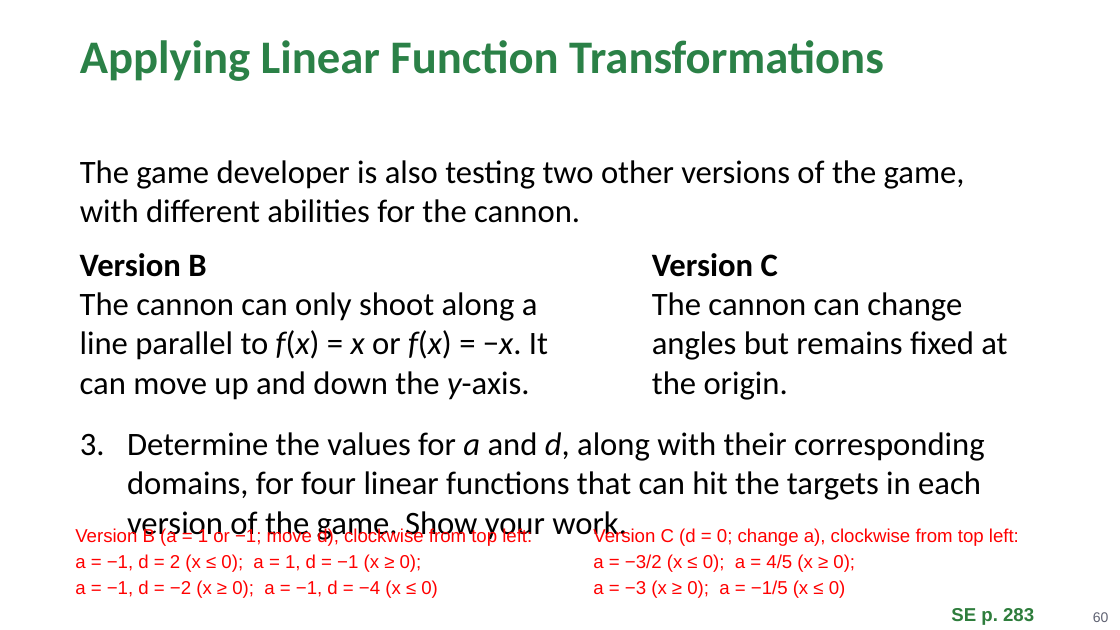
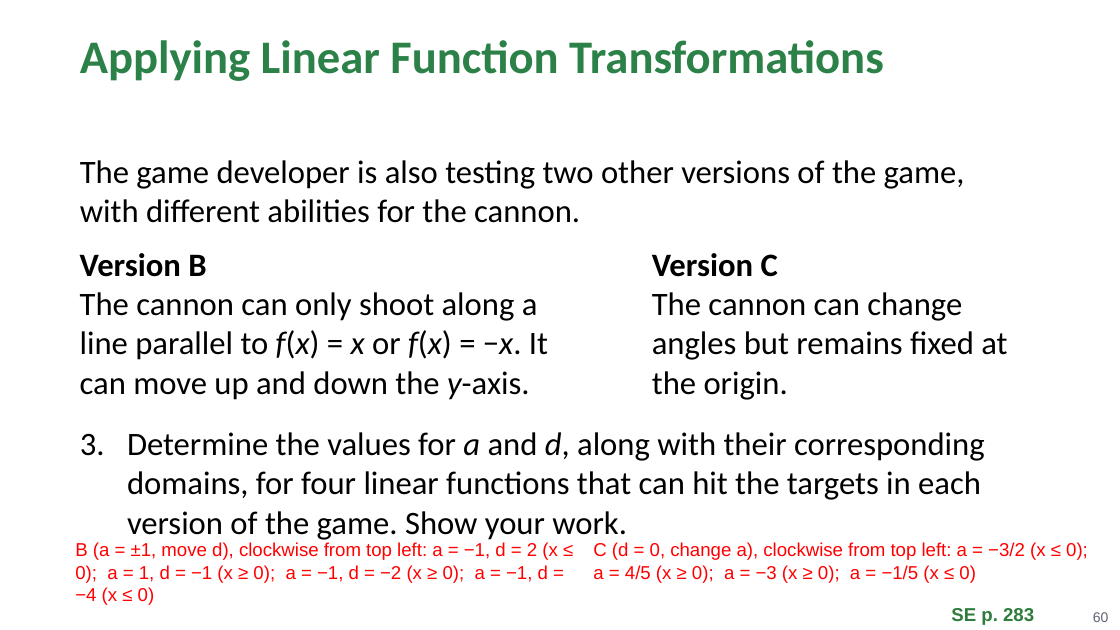
Before and after one commit to Apolloat2022/Algebra1M2U1L4, a slide deck: slide 60 of Module 2 topic 2/BLMathematics_AlgI_M2_T2_L1_LessonSlides_ENG_with_answers.pptx. Drawn at 1120x630 pixels with LibreOffice and Linux fonts; fonts in the diff are those of the drawing; background and template pictures are left out. Boxes give left, top, right and bottom in pixels: in the first picture for what was removed or moved away, otherwise in the second. Text is boxed around its words. In the diff, an @@ line names an element or a change of style, - is before the commit and + after.

```diff
--- a/Module 2 topic 2/BLMathematics_AlgI_M2_T2_L1_LessonSlides_ENG_with_answers.pptx
+++ b/Module 2 topic 2/BLMathematics_AlgI_M2_T2_L1_LessonSlides_ENG_with_answers.pptx
@@ text at (x1=75, y1=542, x2=558, y2=605): text changed @@
-Version B (a = 1 or −1; move d), clockwise from top left:
-a = −1, d = 2 (x ≤ 0); a = 1, d = −1 (x ≥ 0);
-a = −1, d = −2 (x ≥ 0); a = −1, d = −4 (x ≤ 0)
+B (a = ±1, move d), clockwise from top left: a = −1, d = 2 (x ≤ 0); a = 1, d = −1 (x ≥ 0); a = −1, d = −2 (x ≥ 0); a = −1, d = −4 (x ≤ 0)
@@ text at (x1=593, y1=542, x2=1088, y2=583): text changed @@
-Version C (d = 0; change a), clockwise from top left:
-a = −3/2 (x ≤ 0); a = 4/5 (x ≥ 0);
-a = −3 (x ≥ 0); a = −1/5 (x ≤ 0)
+C (d = 0, change a), clockwise from top left: a = −3/2 (x ≤ 0); a = 4/5 (x ≥ 0); a = −3 (x ≥ 0); a = −1/5 (x ≤ 0)
```
Also in this commit, not shown: 12 other slides changed, 4 other files.
